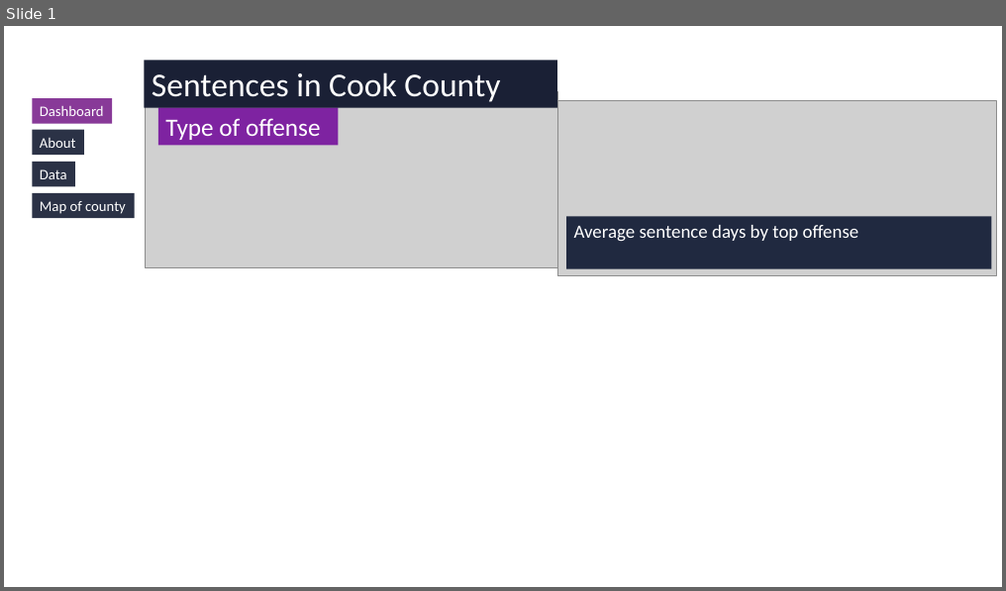
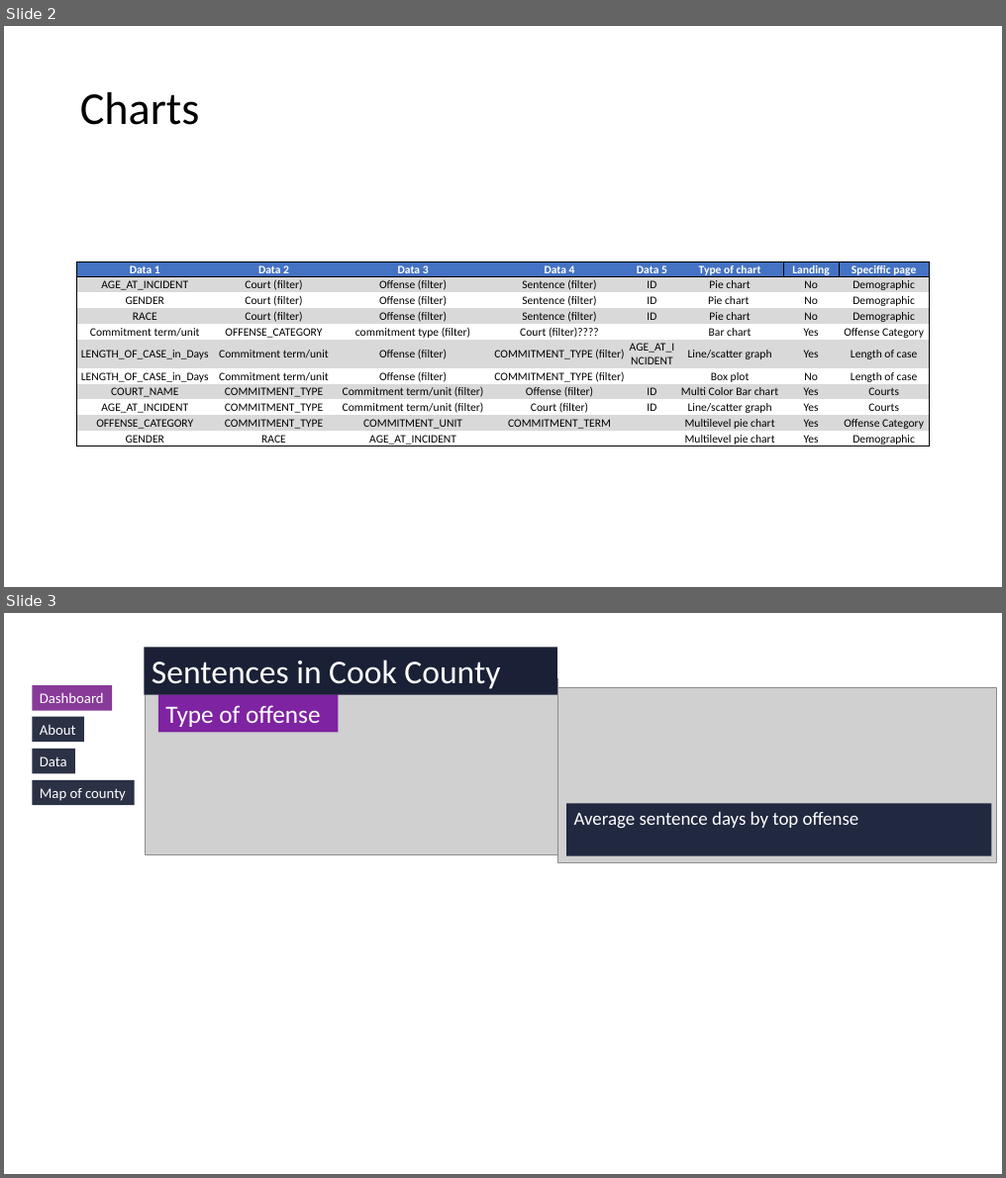
Before and after one commit to cckuqui/CCSAO-Sentencing, a slide deck: sketches.pptx. Shown one above the other, each under a label of ours: slide 1 before the commit, slides 2 and 3 after it. The pictures are 1006x591 and 1006x1178 pixels, drawn with LibreOffice and Linux fonts; fonts in the diff are those of the drawing; grey boxes stand for pictures; background and template pictures are left out. Boxes give left, top, right and bottom in pixels: in the first picture for what was removed or moved away, otherwise in the second. Text is boxed around its words. In the diff, an @@ line names an element or a change of style, - is before the commit and + after.

Commit message:
Define charts and pages

```diff
--- a/sketches.pptx
+++ b/sketches.pptx
@@ slide 2 added at [4,26,1002,587], background #FFFFFF @@
@@ title added at [80,92,200,125], 44 pt, text #000000 @@
+Charts
@@ table added at [76,262,930,449], 11 rows, 8 columns @@
+Data 1 | Data 2 | Data 3 | Data 4 | Data 5 | Type of chart | Landing | Speciffic page
+AGE_AT_INCIDENT | Court (filter) | Offense (filter) | Sentence (filter) | ID | Pie chart | No | Demographic
+GENDER | Court (filter) | Offense (filter) | Sentence (filter) | ID | Pie chart | No | Demographic
+RACE | Court (filter) | Offense (filter) | Sentence (filter) | ID | Pie chart | No | Demographic
+Commitment term/unit | OFFENSE_CATEGORY | commitment type (filter) | Court (filter)???? |  | Bar chart | Yes | Offense Category
+LENGTH_OF_CASE_in_Days | Commitment term/unit | Offense (filter) | COMMITMENT_TYPE (filter) | AGE_AT_INCIDENT | Line/scatter graph | Yes | Length of case
+LENGTH_OF_CASE_in_Days | Commitment term/unit | Offense (filter) | COMMITMENT_TYPE (filter) |  | Box plot | No | Length of case
+COURT_NAME | COMMITMENT_TYPE | Commitment term/unit (filter) | Offense (filter) | ID | Multi Color Bar chart | Yes | Courts
+AGE_AT_INCIDENT | COMMITMENT_TYPE | Commitment term/unit (filter) | Court (filter) | ID | Line/scatter graph | Yes | Courts
+OFFENSE_CATEGORY | COMMITMENT_TYPE | COMMITMENT_UNIT | COMMITMENT_TERM |  | Multilevel pie chart | Yes | Offense Category
+GENDER | RACE | AGE_AT_INCIDENT |  |  | Multilevel pie chart | Yes | Demographic
@@ what was slide 1 is now slide 3 @@
```
Also in this commit, not shown: 1 other slide added, 4 other files.
